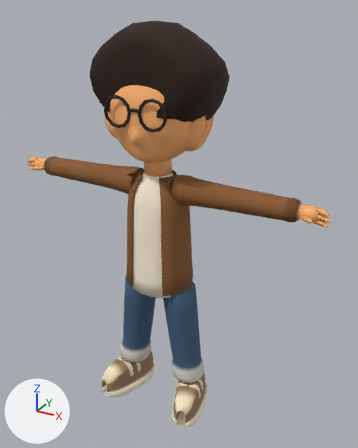
The Blender file assets/v2/source/the-professor-pilot.blend: old version first, new version second.
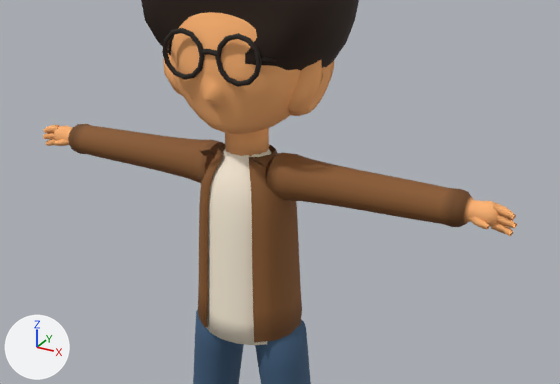
There are two pictures of each version: one whole from a 50 mm camera at (2.33, -3.82, 4.03) aimed at (0.13, 0.17, 2.03), one close up on the part from 0% to 100% of the width and 17% to 72% of the height. The axes (+X, +Y, +Z) are drawn at lower left. The lights are the same throughout. The older version's two pictures come first.

Objects in the first close-up: 'kid_the_prof_LOD0'.
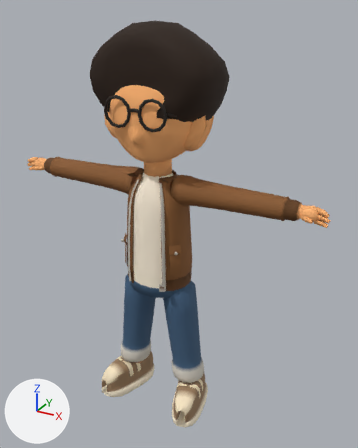
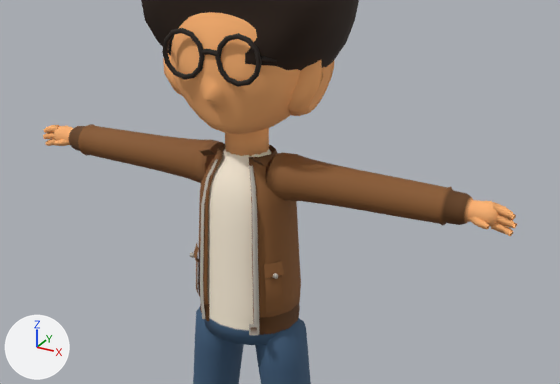
What the commit changed:
me_kid_the_prof_lod0_mesh_001 is used by ob_kid_the_prof_lod0; location (0.0, 0.0, 0.0).
me_kid_the_prof_lod0_mesh_001 had 3447 vertices, 3495 faces and spanned x -1.63..1.63, y -0.46..0.58, z 0.01..3.92.
me_kid_the_prof_lod0_mesh_001 now has 3695 vertices, 3697 faces and spans x -1.63..1.63, y -0.46..0.58, z 0.01..3.92.
me_kid_the_prof_lod0_mesh_001 part 1: a new loose piece of 24 vertices spanning x 0.11..0.21, y -0.26..-0.14, z 1.5..2.56, in mat_m_uniform.
me_kid_the_prof_lod0_mesh_001 part 2: a new loose piece of 24 vertices spanning x -0.21..-0.11, y -0.26..-0.14, z 1.5..2.56, in mat_m_uniform.
me_kid_the_prof_lod0_mesh_001 part 3: 32 vertices moved from x -0.35..0.35, y -0.26..0.3, z 1.5..1.66 to x -0.34..0.34, y -0.25..0.29, z 1.61..1.7; 16 vertices removed from x -0.35..0.35, y -0.26..0.3, z 1.44; 164 vertices added at x -0.34..0.34, y -0.3..0.29, z 1.48..2.34.
me_kid_the_prof_lod0_mesh_001 part 4: 33 vertices moved from x 1.24..1.34, y -0.1..0.1, z 2.37..2.57 to x 1.23..1.34, y -0.1..0.1, z 2.36..2.57; 9 vertices removed from x 1.3, y -0.11..0.11, z 2.41..2.57; 23 vertices added at x 1.25..1.26, y -0.11..0.11, z 2.38..2.58.
me_kid_the_prof_lod0_mesh_001 part 5: 33 vertices moved from x -1.34..-1.24, y -0.1..0.1, z 2.37..2.57 to x -1.34..-1.23, y -0.1..0.1, z 2.36..2.57; 9 vertices removed from x -1.3, y -0.11..0.11, z 2.41..2.57; 23 vertices added at x -1.26..-1.25, y -0.11..0.11, z 2.38..2.58.
Other edits to the shape of me_kid_the_prof_lod0_mesh_001 do not show in these pictures.

What differs and where, as boxes [x1, y1, x2, y2] in the close-ups (560 x 384 px; the box of a moved part takes in the faces that stretch with it):
part 1 of me_kid_the_prof_lod0_mesh_001, added
    after: [249, 165, 259, 324]
part 2 of me_kid_the_prof_lod0_mesh_001, added
    after: [200, 159, 218, 319]
part 3 of me_kid_the_prof_lod0_mesh_001, reshaped
    before: [198, 262, 302, 342]
    after: [194, 184, 301, 345]
part 4 of me_kid_the_prof_lod0_mesh_001, moved or reshaped
    before: [414, 183, 471, 227]
    after: [414, 183, 471, 226]
part 5 of me_kid_the_prof_lod0_mesh_001, moved or reshaped
    before: [68, 124, 106, 158]
    after: [69, 124, 106, 158]
